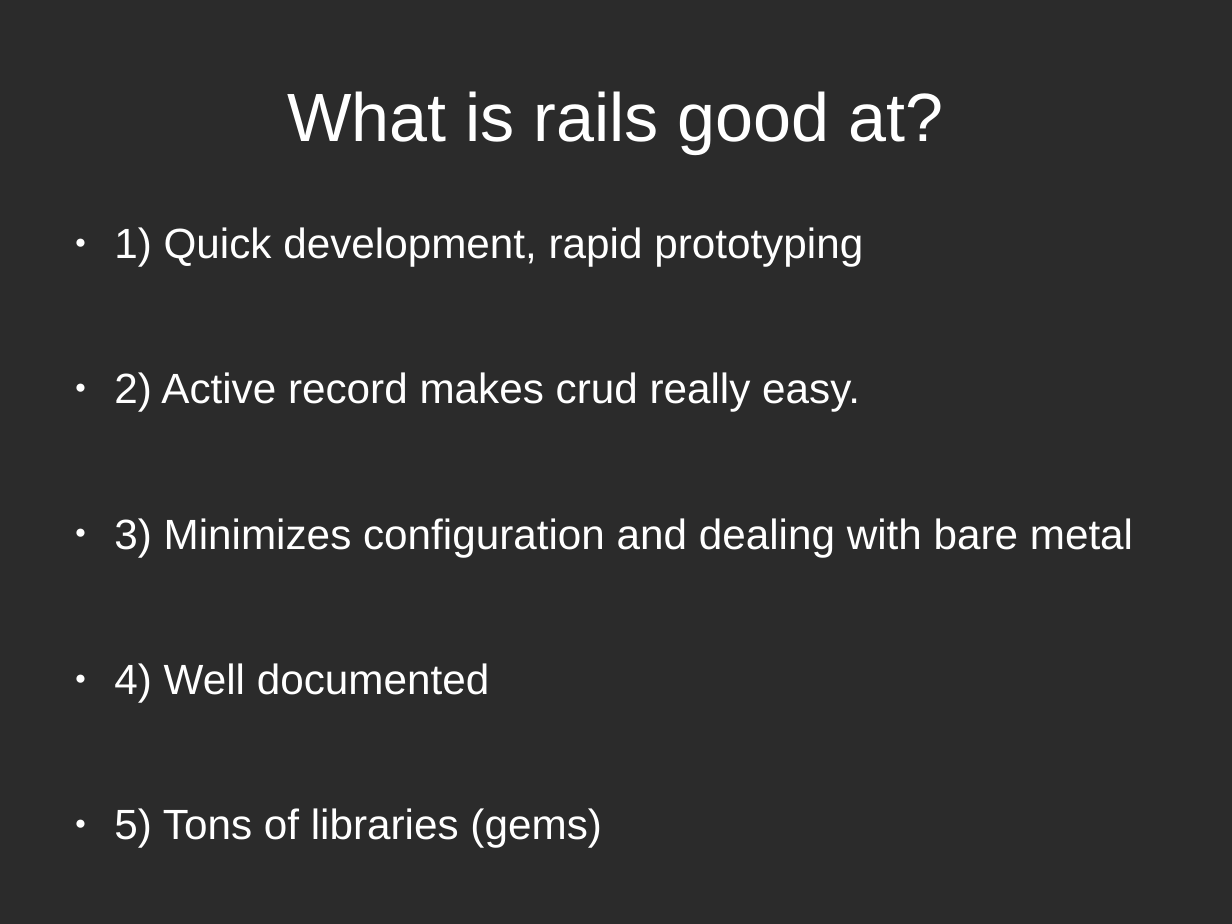
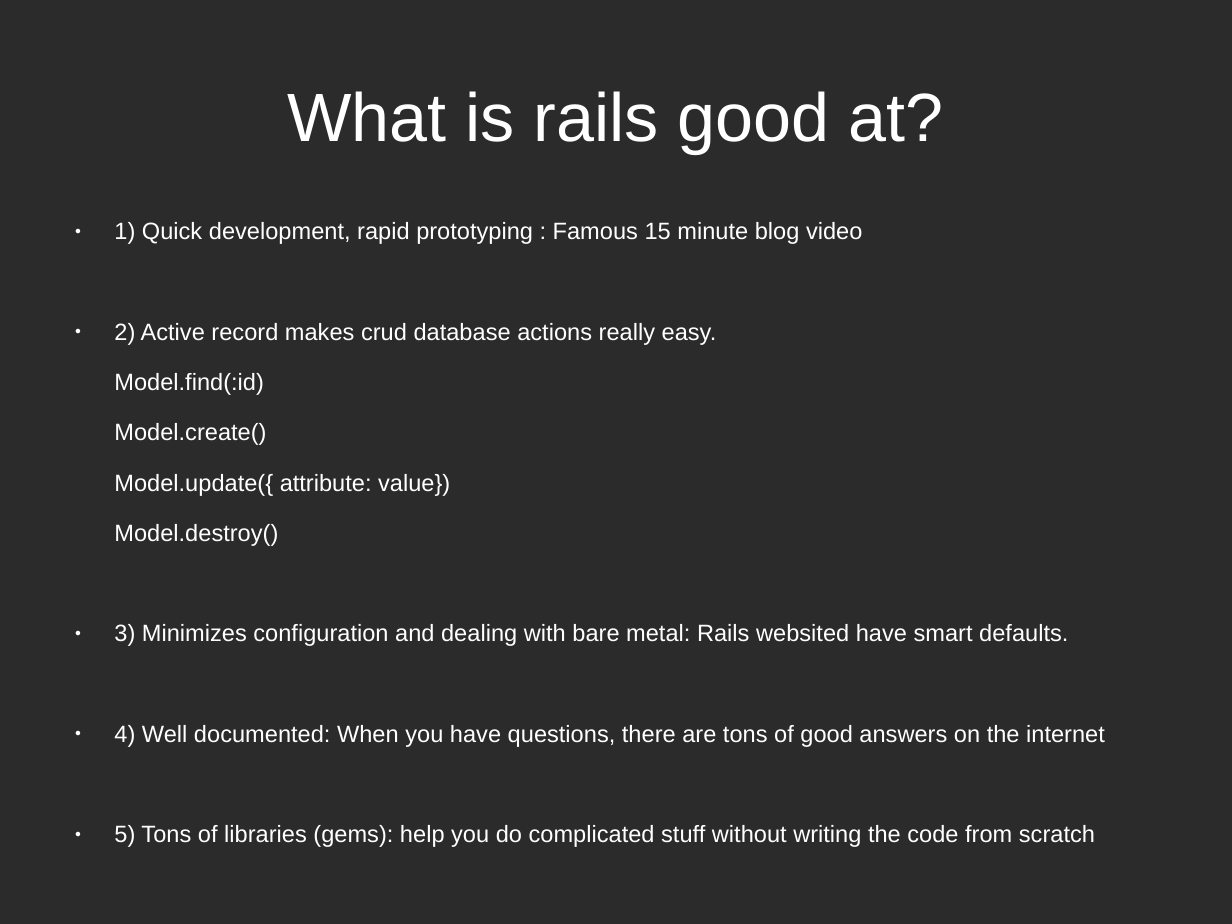
Before and after one commit to Andrew-Max/rails-seminar-materials, a slide deck: slide 11 of try_rails_slides.odp (slide 13 before the commit). Drawn at 1232x924 pixels with LibreOffice and Linux fonts; fonts in the diff are those of the drawing; background and template pictures are left out; a plain dark background stands for a picture behind light text. Boxes give left, top, right and bottom in pixels: in the first picture for what was removed or moved away, otherwise in the second. Text is boxed around its words. In the diff, an @@ line names an element or a change of style, - is before the commit and + after.

```diff
--- a/try_rails_slides.odp
+++ b/try_rails_slides.odp
@@ text at <box>114,222,1105,847</box>: text changed; size 27.2 to 15.2 pt @@
-● 1) Quick development, rapid prototyping
-● 2) Active record makes crud really easy.
-● 3) Minimizes configuration and dealing with bare metal
-● 4) Well documented
-● 5) Tons of libraries (gems)
+● 1) Quick development, rapid prototyping : Famous 15 minute blog video
+● 2) Active record makes crud database actions really easy.
+Model.find(:id)
+Model.create()
+Model.update({ attribute: value})
+Model.destroy()
+● 3) Minimizes configuration and dealing with bare metal: Rails websited have smart defaults.
+● 4) Well documented: When you have questions, there are tons of good answers on the internet
+● 5) Tons of libraries (gems): help you do complicated stuff without writing the code from scratch
```
Also in this commit, not shown: 5 other slides changed, 8 slides added, 9 slides removed.
